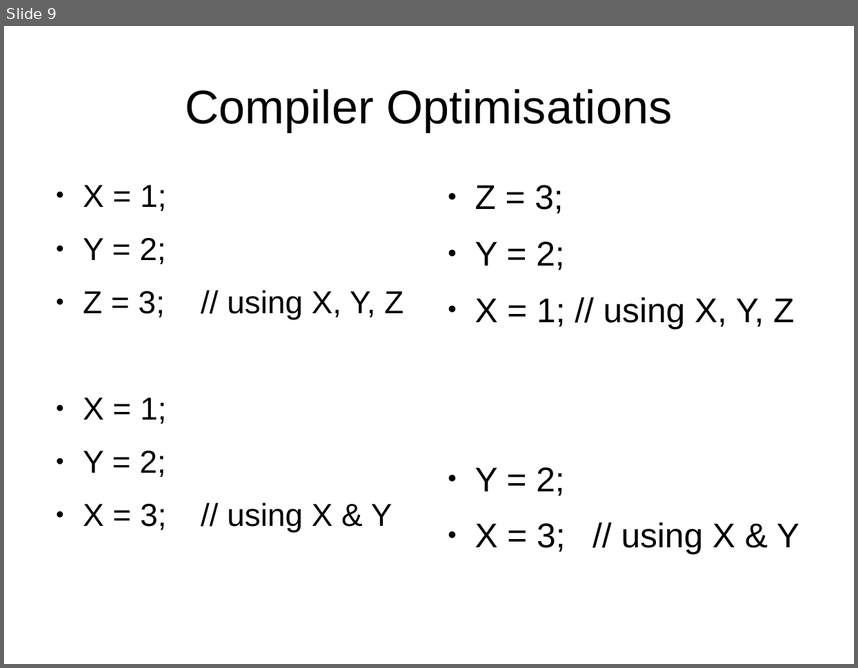
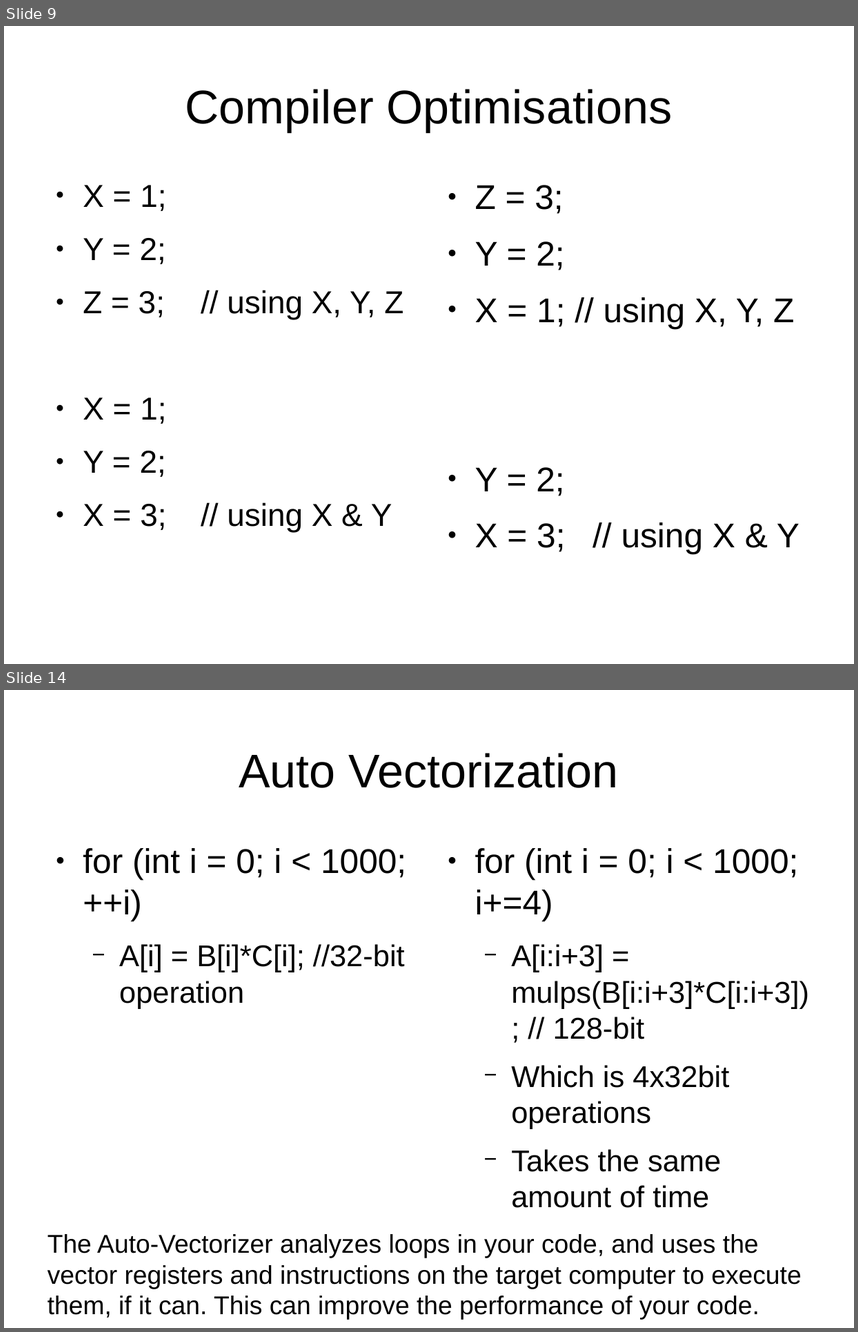
Before and after one commit to kks32/cpp-software-development, a slide deck: Ex14_Memory_Models_Compiler_Optimisation/Ex14_Memory_Models_Compiler_Optimisation.odp. Shown one above the other, each under a label of ours: slide 9 before the commit, slides 9 and 14 after it; the slides between them are not shown. The pictures are 858x668 and 858x1332 pixels, drawn with LibreOffice and Linux fonts; fonts in the diff are those of the drawing. Boxes give left, top, right and bottom in pixels: in the first picture for what was removed or moved away, otherwise in the second. Text is boxed around its words. In the diff, an @@ line names an element or a change of style, - is before the commit and + after.

```diff
--- a/Ex14_Memory_Models_Compiler_Optimisation/Ex14_Memory_Models_Compiler_Optimisation.odp
+++ b/Ex14_Memory_Models_Compiler_Optimisation/Ex14_Memory_Models_Compiler_Optimisation.odp
@@ slide 14 added at box(4, 690, 854, 1328), background #FFFFFF @@
@@ title added at box(239, 753, 619, 788), 44 pt, text #000000 @@
+Auto Vectorization
@@ text added at box(83, 848, 406, 1009), 28 pt, text #000000 @@
+● for (int i = 0; i < 1000; ++i)
+  − A[i] = B[i]*C[i]; //32-bit operation
@@ text added at box(475, 848, 809, 1208), 28 pt, text #000000 @@
+● for (int i = 0; i < 1000; i+=4)
+  − A[i:i+3] = mulps(B[i:i+3]*C[i:i+3]); // 128-bit
+  − Which is 4x32bit operations
+  − Takes the same amount of time
@@ text added at box(47, 1234, 801, 1319), 24 pt, text #000000 @@
+The Auto-Vectorizer analyzes loops in your code, and uses the vector registers and instructions on the target computer to execute them, if it can. This can improve the performance of your code.
```
Also in this commit, not shown: 5 other slides added, 1 other file.
